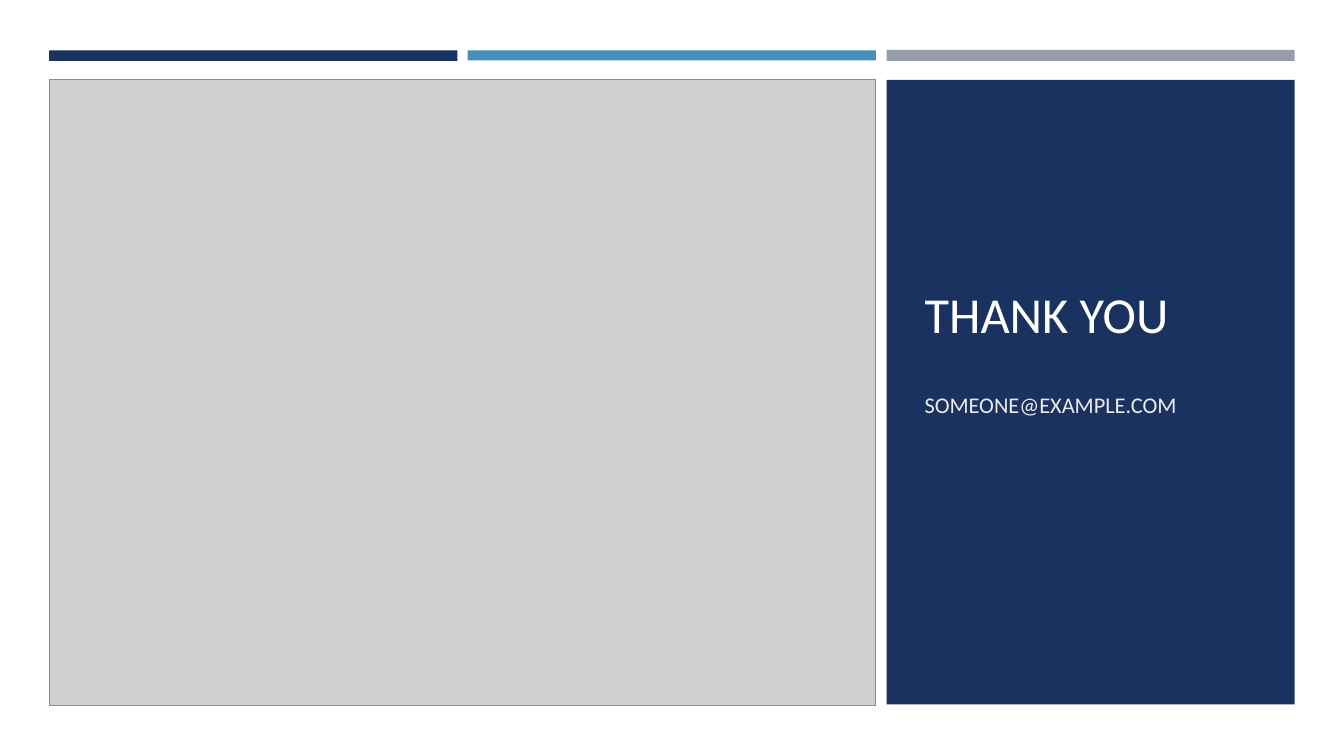
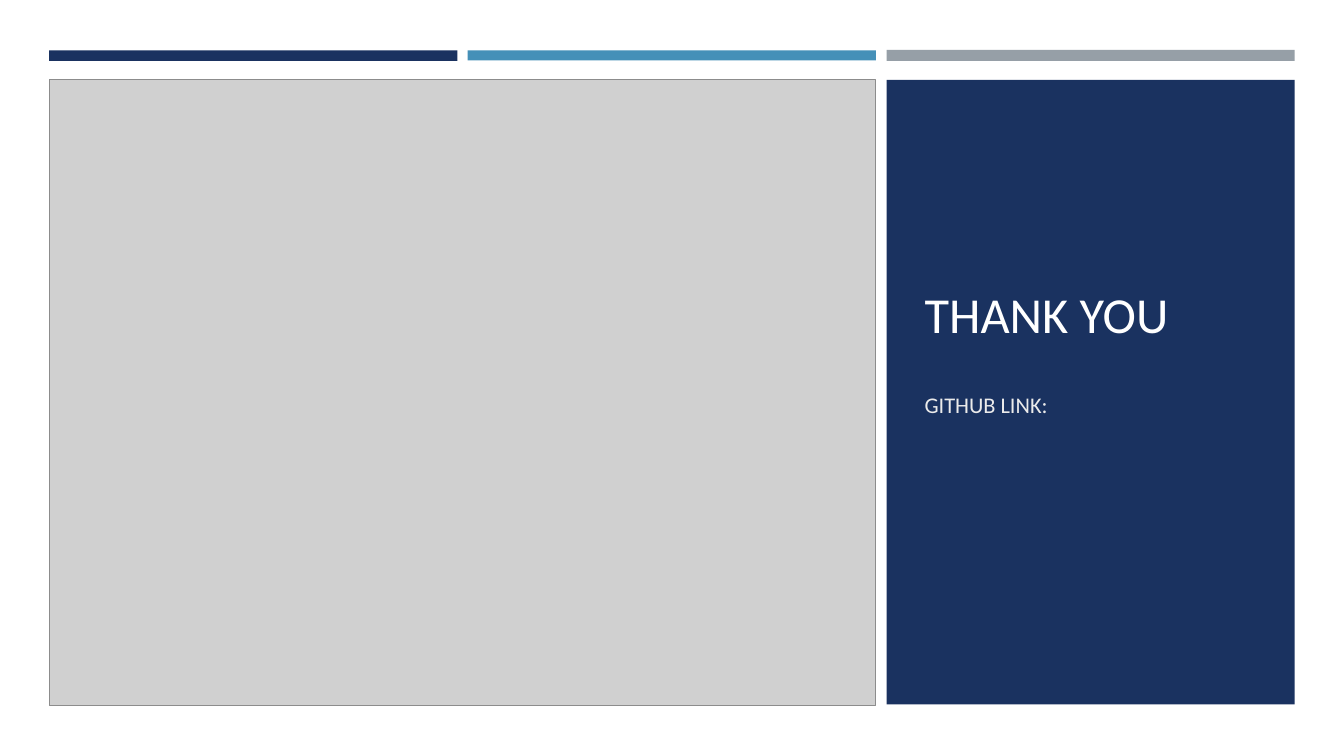
Before and after one commit to LisaJacklin/CS301_Project, a slide deck: slide 7 of CS301_ProjectPresentation.pptx (slide 5 before the commit). Drawn at 1344x756 pixels with LibreOffice and Linux fonts; fonts in the diff are those of the drawing; grey boxes stand for pictures. Boxes give left, top, right and bottom in pixels: in the first picture for what was removed or moved away, otherwise in the second. Text is boxed around its words. In the diff, an @@ line names an element or a change of style, - is before the commit and + after.

```diff
--- a/CS301_ProjectPresentation.pptx
+++ b/CS301_ProjectPresentation.pptx
@@ subtitle at (x1=925, y1=398, x2=1048, y2=413): text changed @@
-SOMEONE@EXAMPLE.COM
+GITHUB LINK:
```
Also in this commit, not shown: 1 other slide changed, 4 slides added, 2 slides removed.
